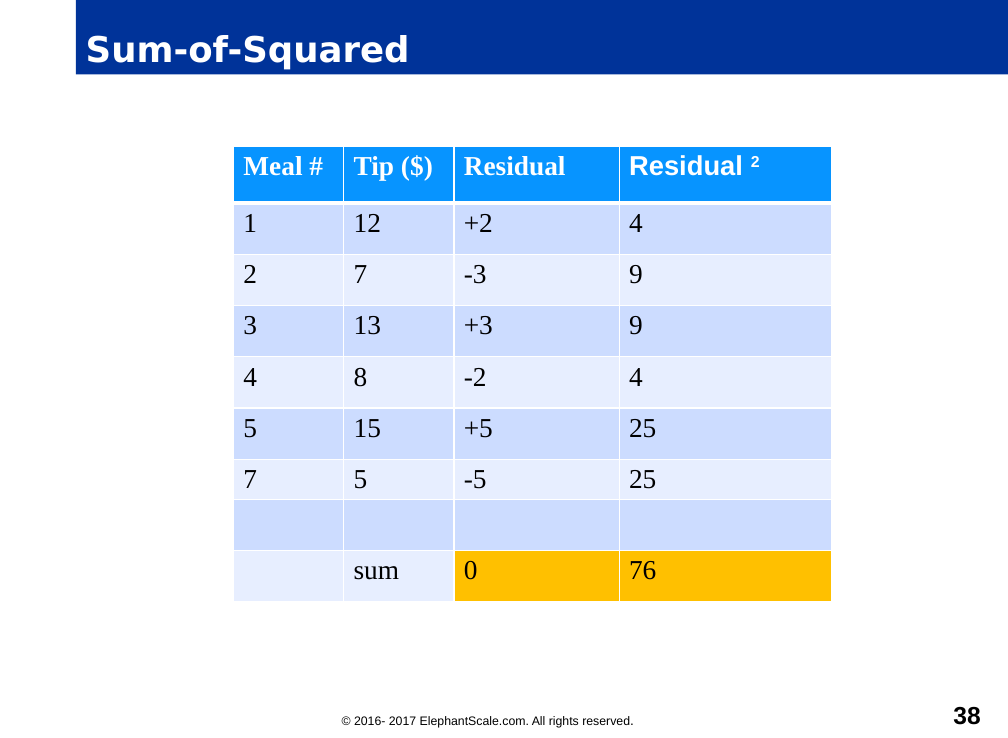
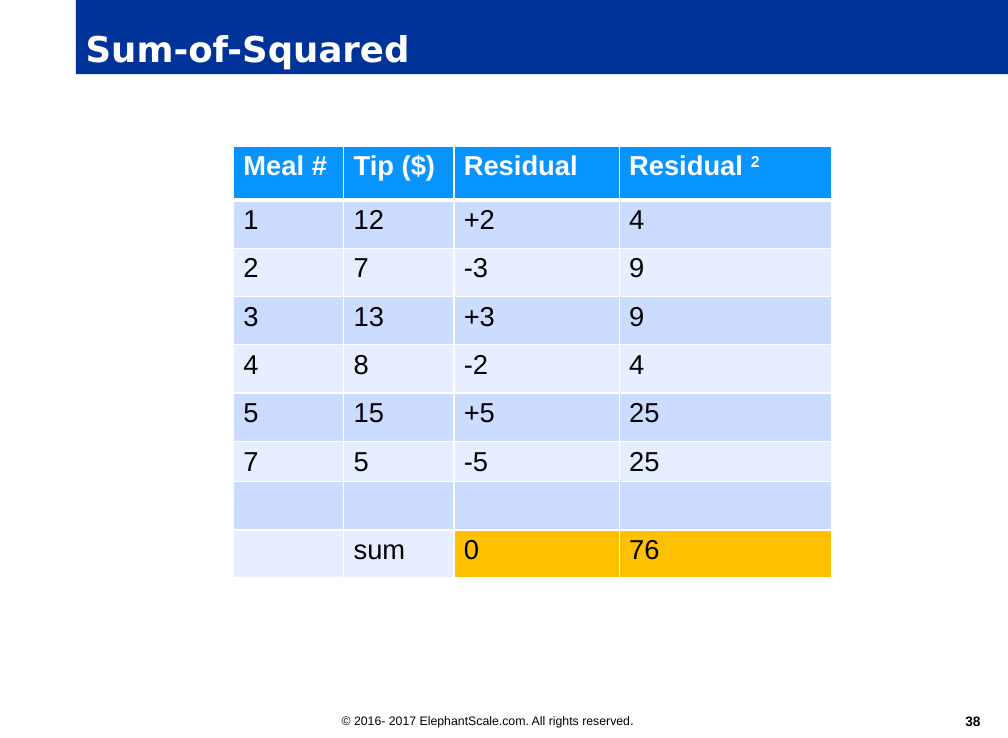
Before and after one commit to elephantscale/es-training-new, a slide deck: slide 38 of machine-learning/slides/Machine-Learning.pptx. Drawn at 1008x738 pixels with LibreOffice and Linux fonts; fonts in the diff are those of the drawing; background and template pictures are left out. Boxes give left, top, right and bottom in pixels: in the first picture for what was removed or moved away, otherwise in the second. Text is boxed around its words. In the diff, an @@ line names an element or a change of style, - is before the commit and + after.

```diff
--- a/machine-learning/slides/Machine-Learning.pptx
+++ b/machine-learning/slides/Machine-Learning.pptx
@@ table at box(234, 147, 832, 578) @@
@@ font Times New Roman to Arial in "Meal #", "Tip ($)", "Residual", "1" and 26 more places @@
@@ borders changed @@
@@ page number at box(965, 716, 980, 726): size 18 to 10 pt @@
```
Also in this commit, not shown: 50 other slides changed, 3 slides added, 20 other files.
